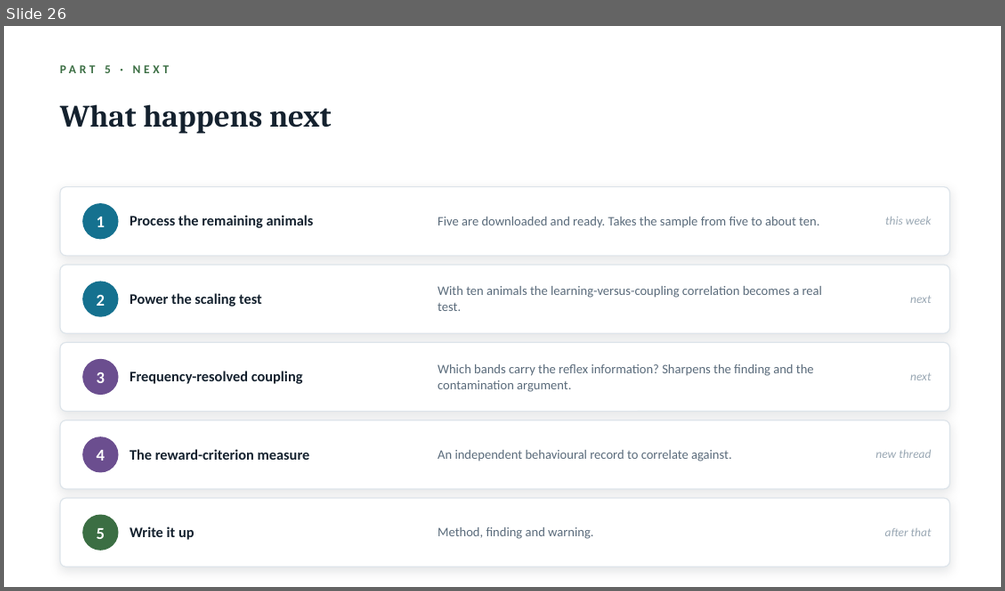
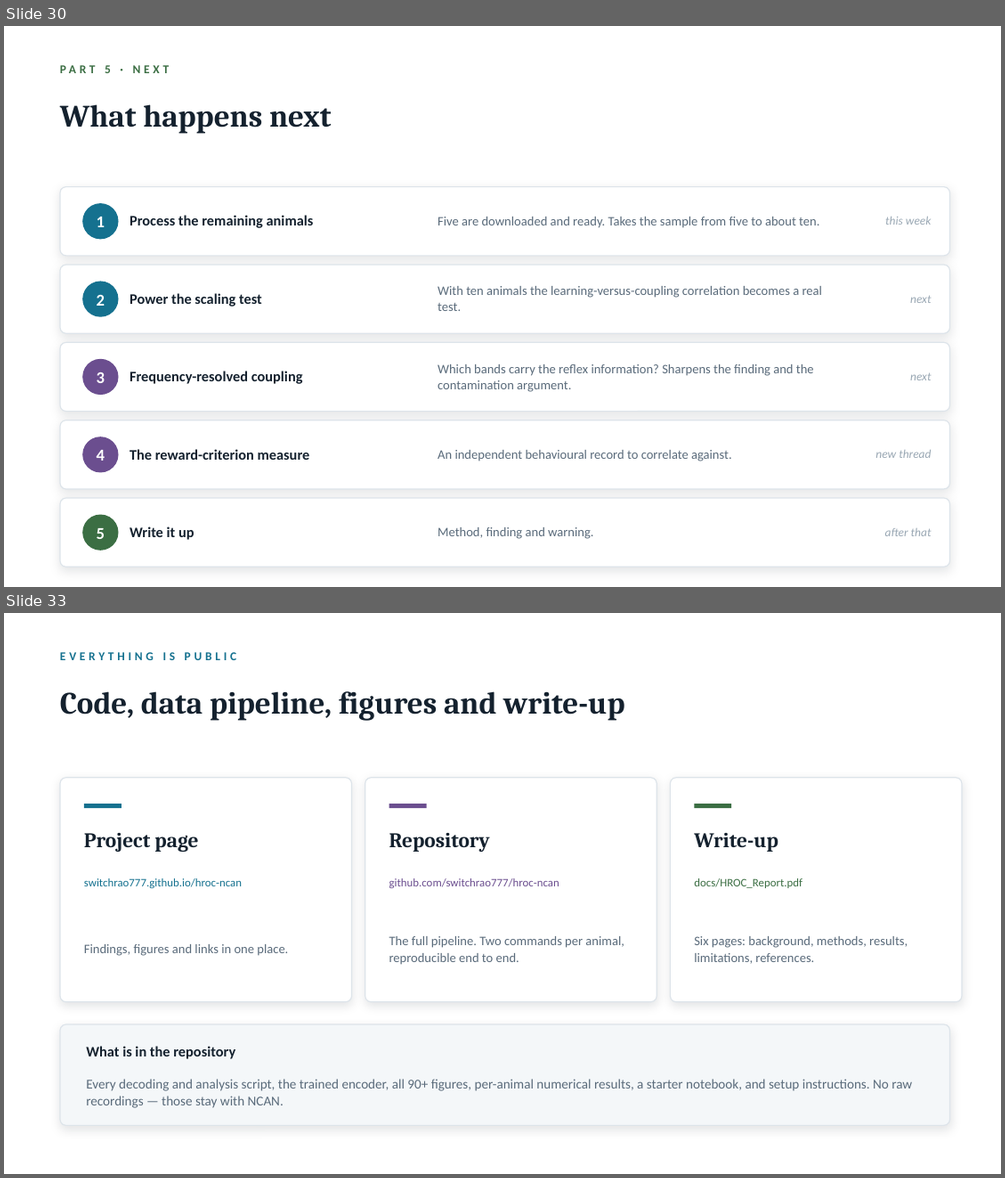
Before and after one commit to switchrao777/hroc-ncan, a slide deck: slides/HROC_Team_Presentation.pptx. Shown one above the other, each under a label of ours: slide 26 before the commit, slides 30 and 33 after it; the slides between them are not shown. The pictures are 1005x591 and 1005x1178 pixels, drawn with LibreOffice and Linux fonts; fonts in the diff are those of the drawing. Boxes give left, top, right and bottom in pixels: in the first picture for what was removed or moved away, otherwise in the second. Text is boxed around its words. In the diff, an @@ line names an element or a change of style, - is before the commit and + after.

Commit message:
Rework the group talk as a finished presentation
Ends on conclusions rather than by putting questions to the audience: a summary
of what can be claimed, a separate slide on what remains unsettled, a resources
slide with the project page and repository, and a closing acknowledgement.

Adds four data-driven visuals: the archive decoded correctly and incorrectly
side by side from the same 8,000 trials, the animal roster with trial counts and
outcomes, a three-panel summary of behaviour, prediction score and windows
beating their shuffle, and a project timeline.

```diff
--- a/slides/HROC_Team_Presentation.pptx
+++ b/slides/HROC_Team_Presentation.pptx
@@ slide 33 added at (4, 613, 1001, 1174), background #FFFFFF @@
@@ text added at (60, 652, 237, 660), 11.5 pt, text #15718F, bold @@
+EVERYTHING IS PUBLIC
@@ text added at (60, 691, 624, 721), 30 pt, text #14212E, bold @@
+Code, data pipeline, figures and write-up
@@ rounded rectangle added at (60, 778, 352, 1002), fill #FFFFFF, outline #DDE4EA 1 pt @@
@@ rounded rectangle added at (365, 778, 657, 1002), fill #FFFFFF, outline #DDE4EA 1 pt @@
@@ rounded rectangle added at (671, 778, 962, 1002), fill #FFFFFF, outline #DDE4EA 1 pt @@
@@ rectangle added at (84, 803, 121, 808), fill #15718F @@
@@ rectangle added at (389, 803, 427, 808), fill #6B4E8F @@
@@ rectangle added at (695, 803, 732, 808), fill #3B6E43 @@
@@ text added at (84, 833, 198, 852), 20 pt, text #14212E, bold @@
+Project page
@@ text added at (389, 833, 490, 852), 20 pt, text #14212E, bold @@
+Repository
@@ text added at (694, 833, 778, 852), 20 pt, text #14212E, bold @@
+Write-up
@@ text added at (84, 878, 242, 888), 11 pt, text #15718F @@
+switchrao777.github.io/hroc-ncan
@@ text added at (389, 878, 559, 888), 11 pt, text #6B4E8F @@
+github.com/switchrao777/hroc-ncan
@@ text added at (694, 878, 802, 888), 11 pt, text #3B6E43 @@
+docs/HROC_Report.pdf
@@ text added at (84, 944, 288, 956), 12.5 pt, text #5A6B7B @@
+Findings, figures and links in one place.
@@ text added at (389, 936, 624, 965), 12.5 pt, text #5A6B7B @@
+The full pipeline. Two commands per animal, reproducible end to end.
@@ text added at (694, 936, 907, 964), 12.5 pt, text #5A6B7B @@
+Six pages: background, methods, results, limitations, references.
@@ rounded rectangle added at (60, 1024, 950, 1126), fill #F4F7F9, outline #DDE4EA 1 pt @@
@@ text added at (86, 1046, 235, 1059), 14 pt, text #14212E, bold @@
+What is in the repository
@@ text added at (86, 1078, 912, 1108), 13 pt, text #5A6B7B @@
+Every decoding and analysis script, the trained encoder, all 90+ figures, per-animal numerical results, a starter notebook, and setup instructions. No raw recordings — those stay with NCAN.
@@ what was slide 26 is now slide 30 @@
```
Also in this commit, not shown: 7 other slides added, 1 slide removed, 5 other files.
